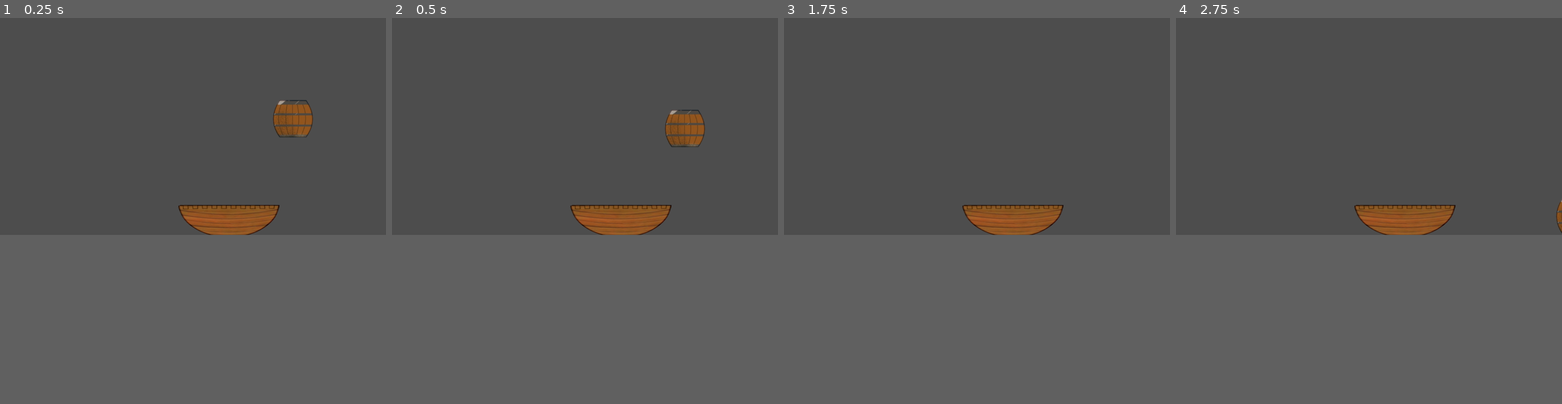
Above: before the commit, frames 1-4 (left to right).
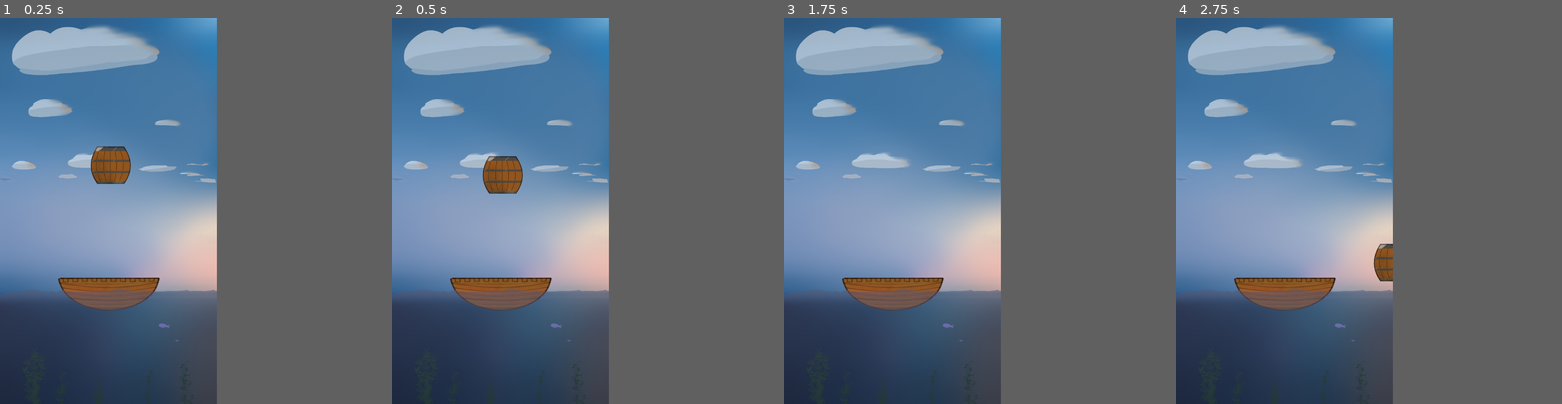
Above: after the commit, the same moments.

Repository: Cacealeos/GadotProject
Game: Godot game, scene res://Scripts/node_2d.tscn
Same seed, same stepped clock (60 frames per second), same inputs: the game is played once before the commit and once after it.
Inputs:
- Up to frame 1 (0.25 s): no input
- Up to frame 2 (0.5 s): no input
- Up to frame 3 (1.75 s): tap Enter (ui_accept) at 0.5, 0.77, 1.52 s; hold Right (right) from 0.53 s (still down)
- Up to frame 4 (2.75 s): tap Enter (ui_accept) at 2 s; release Right (right) at 2.03 s; hold Left (left) from 2.03 s (still down)
In our replay, the window is 799x449 before the commit and 449x799 after it. These sizes can differ from the game's own. Grey fills any space a smaller window leaves; there, only what the larger window draws over its background counts as a difference.

The runs differ from the first frame. In frame 1, 48% of the frame differs, in the area x 0-82%, y 0-99%; in frame 2, 48%; in frame 3, 47%; in frame 4, 47%.

Commit message:
ArtImport and Canvas Tweaks Pt2

Diff:
--- a/Scripts/node_2d.tscn
+++ b/Scripts/node_2d.tscn
@@ -1,8 +1,14 @@
-[gd_scene load_steps=6 format=3 uid="uid://nu3t0aat5ktg"]
+[gd_scene load_steps=12 format=3 uid="uid://nu3t0aat5ktg"]
 
 [ext_resource type="Texture2D" uid="uid://du4m63kb2fxkb" path="res://Assets/boat-removebg-preview.png" id="1_bwhya"]
 [ext_resource type="Script" path="res://Scripts/CharacterBody2D.gd" id="1_mllk3"]
 [ext_resource type="Texture2D" uid="uid://bwjpi5w5yl87r" path="res://Assets/barrel-removebg-preview.png" id="3_uab4e"]
+[ext_resource type="Texture2D" uid="uid://cj6cgcilcod30" path="res://Assets/GameBackground/Sky Copy.png" id="4_4curf"]
+[ext_resource type="Texture2D" uid="uid://r7njurduuvf1" path="res://Assets/GameBackground/Clouds.png" id="5_phf5k"]
+[ext_resource type="Texture2D" uid="uid://bm6lo5iyciqlg" path="res://Assets/GameBackground/Seaweed.png" id="6_p2qq4"]
+[ext_resource type="Texture2D" uid="uid://blssb7up1sc3w" path="res://Assets/GameBackground/Fish 1.png" id="7_wi6t6"]
+[ext_resource type="Texture2D" uid="uid://coso17x7juxxh" path="res://Assets/GameBackground/Fish 2.png" id="8_h701e"]
+[ext_resource type="Texture2D" uid="uid://2cmdc2ugj42m" path="res://Assets/GameBackground/WaterFront.png" id="9_qs2w4"]
 
 [sub_resource type="RectangleShape2D" id="RectangleShape2D_osup2"]
 size = Vector2(135, 123)
@@ -11,24 +17,53 @@
 size = Vector2(214.124, 121)
 
 [node name="Node2D" type="Node2D"]
+position = Vector2(324, 576)
 
 [node name="Target" type="CharacterBody2D" parent="."]
-position = Vector2(0, 1)
+position = Vector2(-21, -105)
 script = ExtResource("1_mllk3")
 
 [node name="CollisionShape2D" type="CollisionShape2D" parent="Target"]
-position = Vector2(874, 271)
+position = Vector2(27.5, -60.5)
 shape = SubResource("RectangleShape2D_osup2")
 
 [node name="Sprite2D" type="Sprite2D" parent="Target"]
-position = Vector2(869, 267)
+position = Vector2(22.5, -64.5)
 texture = ExtResource("3_uab4e")
 
 [node name="Boat" type="CollisionShape2D" parent="."]
-position = Vector2(690, 601)
+position = Vector2(8, 242)
 scale = Vector2(1.4697, 1)
 shape = SubResource("RectangleShape2D_w2xrs")
 
 [node name="BoatSprite" type="Sprite2D" parent="Boat"]
 position = Vector2(3.8147e-05, -5)
 texture = ExtResource("1_bwhya")
+
+[node name="EnvironmentArt" type="Node2D" parent="."]
+scale = Vector2(0.6, 0.6)
+
+[node name="SkyCopy" type="Sprite2D" parent="EnvironmentArt"]
+z_index = -255
+texture = ExtResource("4_4curf")
+
+[node name="Clouds" type="Sprite2D" parent="EnvironmentArt"]
+z_index = -100
+position = Vector2(0, -526)
+texture = ExtResource("5_phf5k")
+
+[node name="Seaweed" type="Sprite2D" parent="EnvironmentArt"]
+position = Vector2(0, 820)
+texture = ExtResource("6_p2qq4")
+
+[node name="Fish1" type="Sprite2D" parent="EnvironmentArt"]
+position = Vector2(278, 571)
+texture = ExtResource("7_wi6t6")
+
+[node name="Fish2" type="Sprite2D" parent="EnvironmentArt"]
+position = Vector2(343, 645)
+texture = ExtResource("8_h701e")
+
+[node name="WaterFront" type="Sprite2D" parent="EnvironmentArt"]
+position = Vector2(0, 672)
+texture = ExtResource("9_qs2w4")
--- a/project.godot
+++ b/project.godot
@@ -13,7 +13,17 @@
 config/name="SinkyBoat"
 run/main_scene="res://Scripts/node_2d.tscn"
 config/features=PackedStringArray("4.2", "Forward Plus")
+boot_splash/bg_color=Color(0, 0.150377, 0.246964, 1)
+boot_splash/image="res://Assets/SplashImageVertical.png"
 config/icon="res://icon.svg"
+
+[display]
+
+window/size/viewport_width=648
+window/size/viewport_height=1152
+window/size/resizable=false
+window/handheld/orientation=1
+mouse_cursor/custom_image="res://Assets/UI Elements/cursor_pointer3D.png"
 
 [dotnet]
 
Binary file added: Assets/GameBackground/Clouds.png
Not shown, added: Assets/GameBackground/Clouds.png.import
Binary file added: Assets/GameBackground/Fish 1.png
Not shown, added: Assets/GameBackground/Fish 1.png.import
Binary file added: Assets/GameBackground/Fish 2.png
Not shown, added: Assets/GameBackground/Fish 2.png.import
Binary file added: Assets/GameBackground/Seaweed.png
Not shown, added: Assets/GameBackground/Seaweed.png.import
Binary file added: Assets/GameBackground/Sky Copy.png
Not shown, added: Assets/GameBackground/Sky Copy.png.import
Binary file added: Assets/GameBackground/WaterFront.png
Not shown, added: Assets/GameBackground/WaterFront.png.import
(and 50 more such lines)
